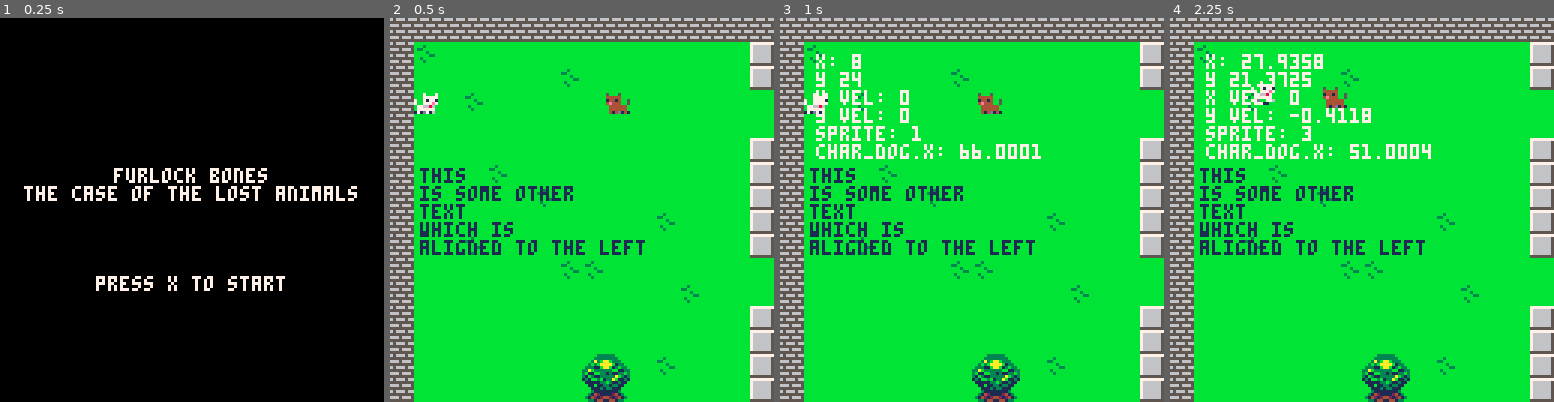
Above: before the commit, frames 1-4 (left to right).
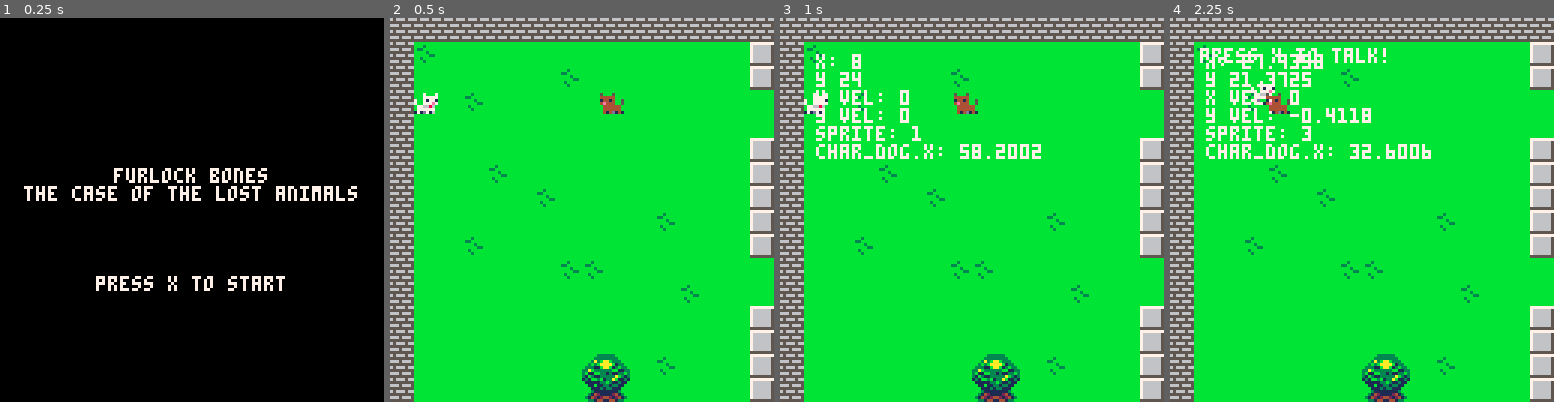
Above: after the commit, the same moments.

Repository: Mackeriah/FurlockBones-game
Game: PICO-8 cartridge furlock bones.p8
The game is run twice, just before and just after one commit, with the same random seed, the same clock (stepped at 60 frames per second) and the same inputs.
Inputs:
- Up to frame 1 (0.25 s): no input
- Up to frame 2 (0.5 s): tap X (X key) at 0.33 s
- Up to frame 3 (1 s): tap O (Z key) at 0.7 s
- Up to frame 4 (2.25 s): tap X (X key) at 1.07, 1.85 s; hold Right 1.6-2.1 s; tap O (Z key) at 1.7, 2.1 s; hold Up from 2.15 s (still down)

Frame 1 is identical in both runs. In frame 2, 2.6% of the frame differs, in the area x 7-67%, y 19-62%; in frame 3, 2.9%; in frame 4, 3.6%, in the area x 7-68%, y 7-62%.

Commit message:
need to review update and draw
99% sure that I have update functions in draw and duplicated functions in both!

Diff:
--- a/furlock bones.p8
+++ b/furlock bones.p8
@@ -1,14 +1,13 @@
 pico-8 cartridge // http://www.pico-8.com
 version 36
 __lua__
---init and functions
+--init and setup functions
 function _init()
 	debug_mode = false
 	player()
 	char_dog()
 	camera_x = 0
 	camera_y = 0
-	menu = true
 	game = false
 	anim_time = 0
 	anim_wait = 0.1
@@ -22,12 +21,20 @@
 	end
 end
 
--- external logging file
-function log(text,overwrite)
+function log(text,overwrite) -- external logging file
 		printh(text, "log", overwrite)
 end
 
-function format_text_centred(array, colour)
+function camera_follow_player()
+	if player.x > 60 and player.x <= (312 -60) then
+		camera_x = player.x - 60
+	end
+	if player.y > 60 and player.y <= (248-60) then
+		camera_y = player.y - 60
+	end
+end
+
+function format_text_centered(array, colour)
 	height = 50
 	for i in all(array) do
 		print(i,64-#i*2, height, colour)
@@ -43,35 +50,46 @@
 	end
 end
 
+function game_state()
+	if game == true then
+		start_game()
+	 	move_player()
+	 	camera_follow_player()
+		return true
+	else
+		if (btn(❎)) then game = true end
+		return false
+	end
+end
+
+function state_is_menu()
+	format_text_centered(text_array, 7) -- display menu text
+end
+
+function start_game()
+ 	camera(camera_x,camera_y) -- maybe move this and 3 lines below INTO draw
+ 	map(0,0,0,0,128,32)
+ 	spr(player.sprite,player.x,player.y,1,1,player.direction==-1)
+	spr(char_dog.sprite,char_dog.x,char_dog.y,1,1,-1)
+ 	move_char()
+end
+
 function _update60()
+	game_state()
 	toggle_debug_mode()
-	game_state()
 	animate_player()
-
-	-- check for collision with dog
- 	-- if character_collision(player.x,player.y,char_dog.x,char_dog.y) then
-  	-- 	stop()
- 	-- end
-end
-
--- you can comment blocks using [[ ]]
+end
+
 --[[ CONTROL +K +J = unfold all
 CONTROL +K +1 = fold at level 1 ]]
-
 function _draw()
 	cls()
-	if menu == true then state_menu() end
-	if game == true then state_game() end
-
+	if game == false then state_is_menu() end
+	if game == true  then start_game() end
 	if (character_collision(player.x,player.y,char_dog.x,char_dog.y)) then
-		print("OUCH!")
 		char_dog.speed = 0
-	end
-
-	if game == true then
-		spr(char_dog.sprite,char_dog.x,char_dog.y,1,1,-1)
-	end
-
+		print("press x to talk!",10,10,7)
+	end
 	-- debugging
 	if (debug_mode == true) then
 		print("x: "..player.x,12,12,7)
@@ -83,42 +101,8 @@
 	end
 end
 
-function state_menu()
-	--map(110,0,0,0,128,64)
-	format_text_centred(text_array, 7)
-end
-
-function game_state()
-	if game == true then
-	 move_player()
-	 camera_control()
-	end
-	if (btn(❎)) then
-		game = true
-	end
-end
-
-
-function state_game()
- camera(camera_x,camera_y)
- map(0,0,0,0,128,32)
- spr(player.sprite,player.x,player.y,1,1,player.direction==-1)
- format_text_left(other_array, 1)
- move_char()
-end
-
 -->8
 --player functions
-
-function camera_control()
-	if player.x > 60 and player.x <= (312 -60) then
-		camera_x = player.x - 60
-	end
-	if player.y > 60 and player.y <= (248-60) then
-		camera_y = player.y - 60
-	end
-end
-
 function player()
 	player={}  --create empty table
 
@@ -136,32 +120,6 @@
 	player.width = 7
 	player.height = 7
 	player.sprite = 1
-end
-
-function char_dog()
-	char_dog={}
-	char_dog.x = 74
-	char_dog.y = 24
-	char_dog.sprite = 6
-	char_dog.speed = 0.2
-end
-
-function move_char()
-	if player.x < char_dog.x then
-  		char_dog.x -= char_dog.speed
- 	end
-
- 	if player.x > char_dog.x then
-  		char_dog.x += char_dog.speed
- 	end
-
- 	if player.y < char_dog.y then
-  		char_dog.y -= char_dog.speed
- 	end
-
- 	if player.y > char_dog.y then
-  		char_dog.y += char_dog.speed
- 	end
 end
 
 function animate_player()
@@ -260,9 +218,36 @@
 end
 
 -->8
---collision functions
-
--- check for enemy collision
+-- character functions
+function char_dog()
+	char_dog={}
+	char_dog.x = 74
+	char_dog.y = 24
+	char_dog.sprite = 6
+	char_dog.speed = 0.2
+end
+
+function move_char()
+	if player.x < char_dog.x then
+  		char_dog.x -= char_dog.speed
+ 	end
+
+ 	if player.x > char_dog.x then
+  		char_dog.x += char_dog.speed
+ 	end
+
+ 	if player.y < char_dog.y then
+  		char_dog.y -= char_dog.speed
+ 	end
+
+ 	if player.y > char_dog.y then
+  		char_dog.y += char_dog.speed
+ 	end
+end
+
+-->8
+-- collision functions
+
 function character_collision(ax,ay,bx,by)
 	if bx+8>ax and bx<ax+8 and by+8>ay and by<ay+8 then
   		return true
@@ -356,7 +341,7 @@
 end
 
 -->8
--- in game text
+-- game text
 
 text_array = {}
 text_array[1] = "furlock bones"
